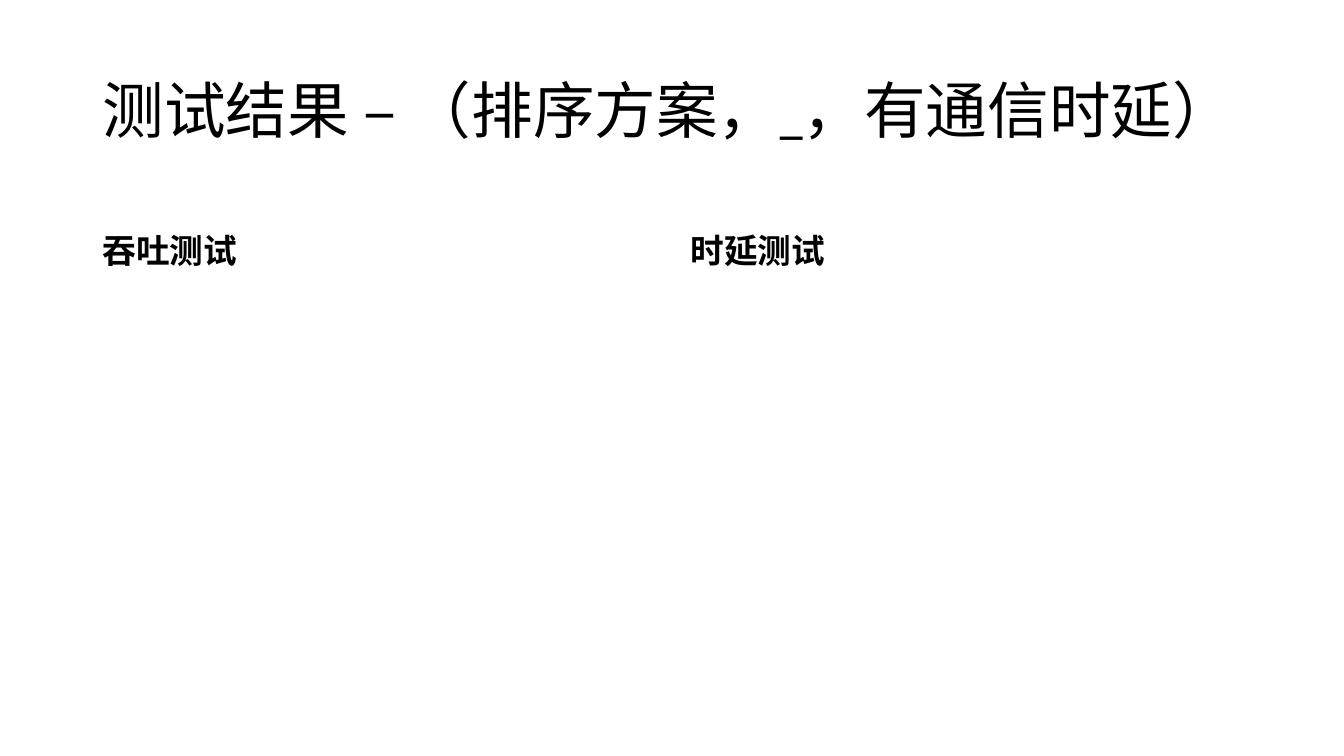
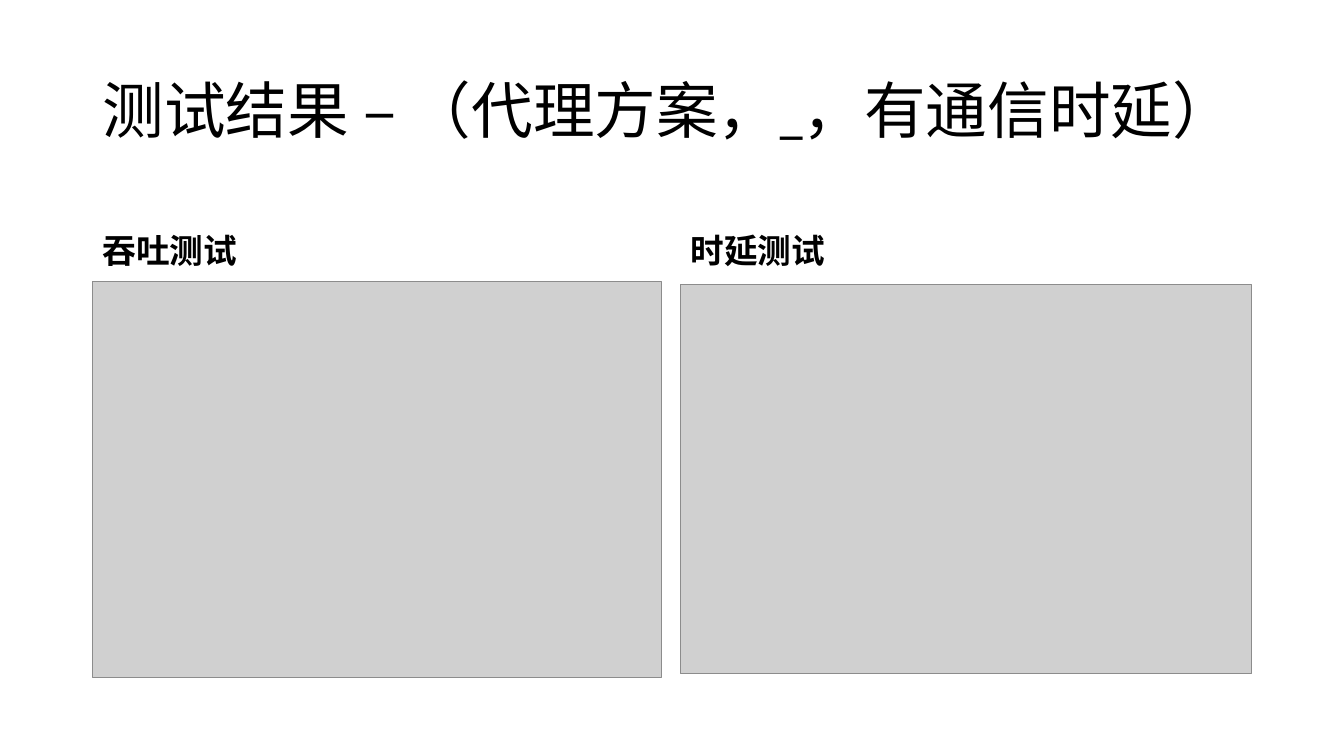
Before and after one commit to fhydralisk/report_hw, a slide deck: slide 11 of 1.15-Fan Chengze.pptx. Drawn at 1344x756 pixels with LibreOffice and Linux fonts; fonts in the diff are those of the drawing; grey boxes stand for pictures. Boxes give left, top, right and bottom in pixels: in the first picture for what was removed or moved away, otherwise in the second. Text is boxed around its words. In the diff, an @@ line names an element or a change of style, - is before the commit and + after.

```diff
--- a/1.15-Fan Chengze.pptx
+++ b/1.15-Fan Chengze.pptx
@@ title at <box>103,80,1234,140</box>: text changed @@
-测试结果 – （排序方案，_，有通信时延）
+测试结果 – （代理方案，_，有通信时延）
@@ picture added at <box>93,281,661,678</box> @@
@@ picture added at <box>681,285,1252,675</box> @@
```
Also in this commit, not shown: 8 other slides changed, 1 slide added.
